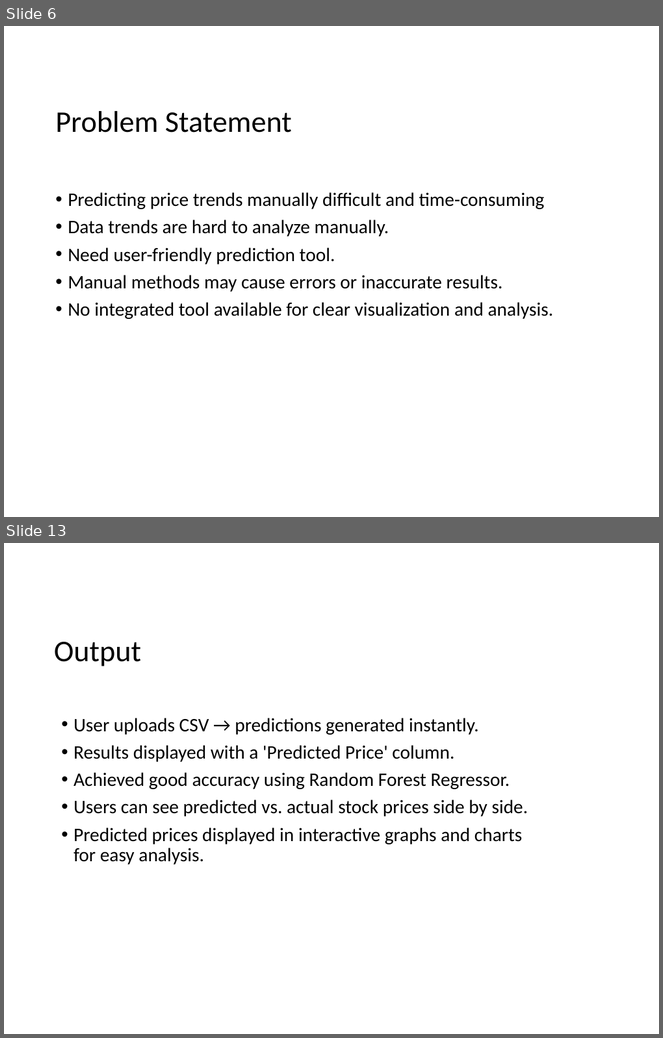
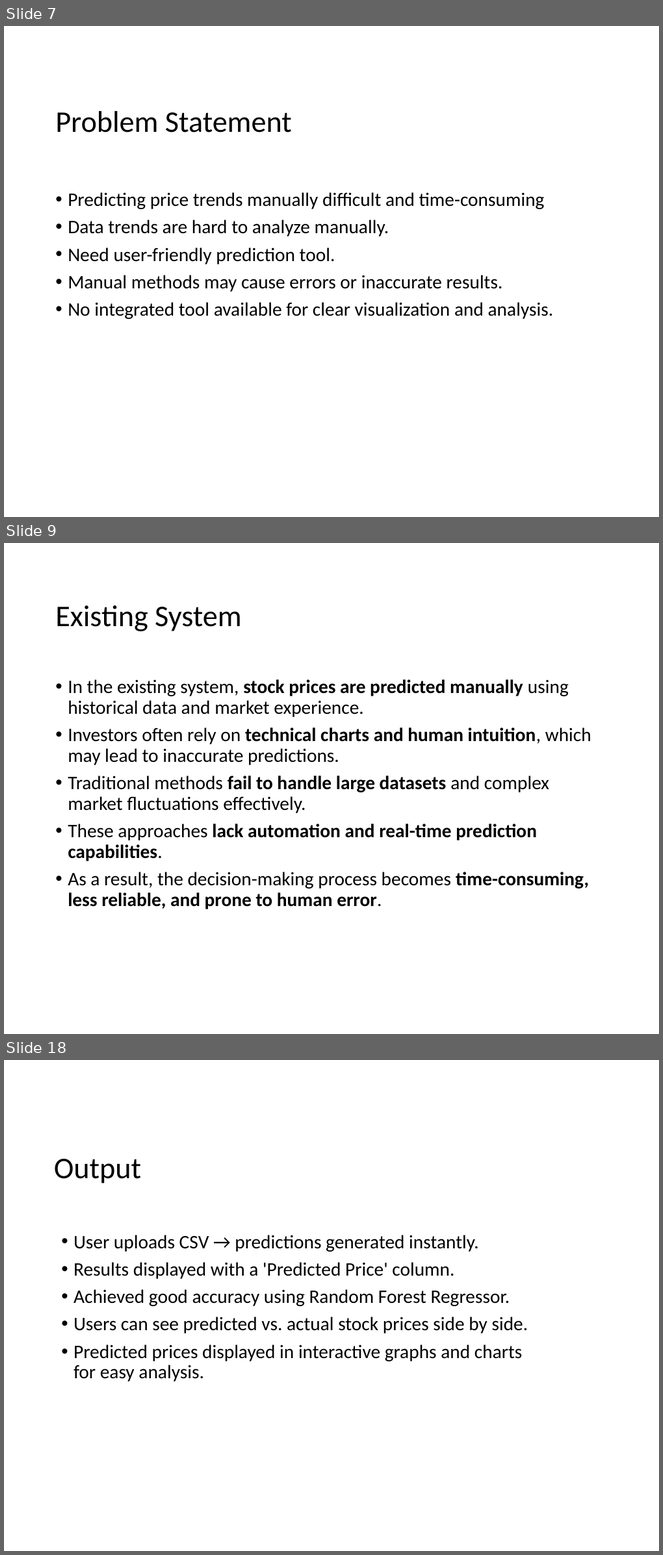
Before and after one commit to swetha-01-max/Estimating-stock-prediction-, a slide deck: Stock_Prediction_Flask_Project_Presentation1.pptx. Shown one above the other, each under a label of ours: slides 6 and 13 before the commit, slides 7, 9 and 18 after it; the slides between them are not shown. The pictures are 663x1038 and 663x1555 pixels, drawn with LibreOffice and Linux fonts; fonts in the diff are those of the drawing; background and template pictures are left out. Boxes give left, top, right and bottom in pixels: in the first picture for what was removed or moved away, otherwise in the second. Text is boxed around its words. In the diff, an @@ line names an element or a change of style, - is before the commit and + after.

```diff
--- a/Stock_Prediction_Flask_Project_Presentation1.pptx
+++ b/Stock_Prediction_Flask_Project_Presentation1.pptx
@@ slide 9 added at bbox=[4, 543, 659, 1034], background picture (left out) @@
@@ title added at bbox=[55, 605, 241, 631], 33 pt, text #000000 @@
+Existing System
@@ text added at bbox=[68, 679, 592, 910], 21 pt, text #000000 @@
+• In the existing system, stock prices are predicted manually using historical data and market experience.
+• Investors often rely on technical charts and human intuition, which may lead to inaccurate predictions.
+• Traditional methods fail to handle large datasets and complex market fluctuations effectively.
+• These approaches lack automation and real-time prediction capabilities.
+• As a result, the decision-making process becomes time-consuming, less reliable, and prone to human error.
@@ what was slide 6 is now slide 7 @@
@@ what was slide 13 is now slide 18 @@
```
Also in this commit, not shown: 9 slides changed, 5 other slides added, 1 slide removed.
